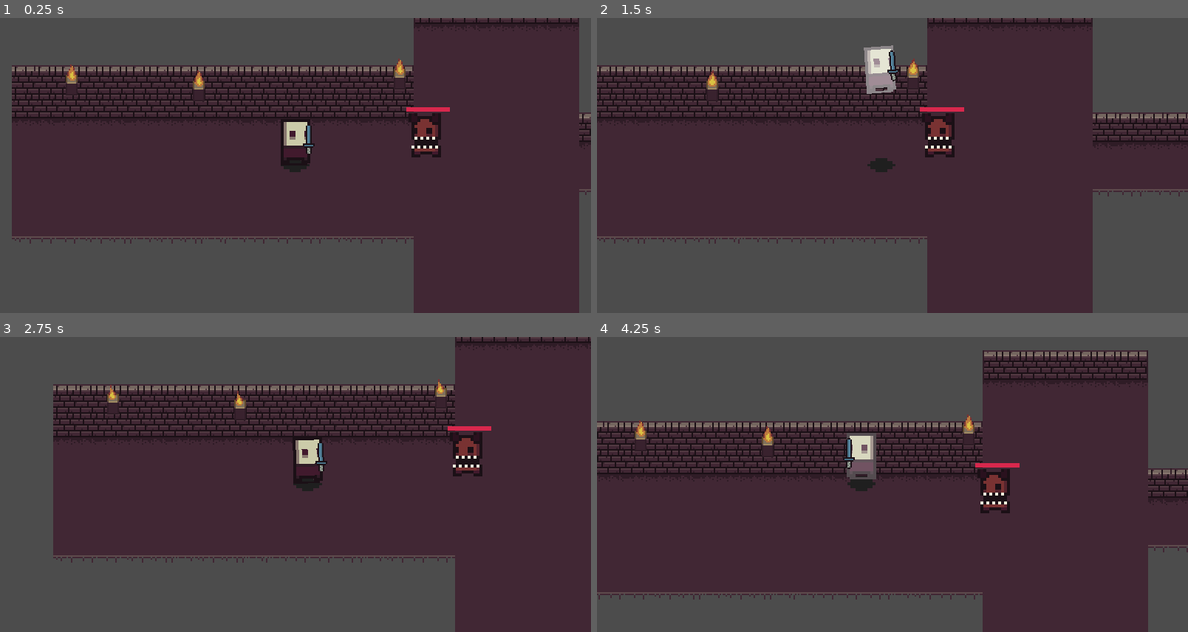
Above: before the commit, frames 1-4 (two rows, left to right).
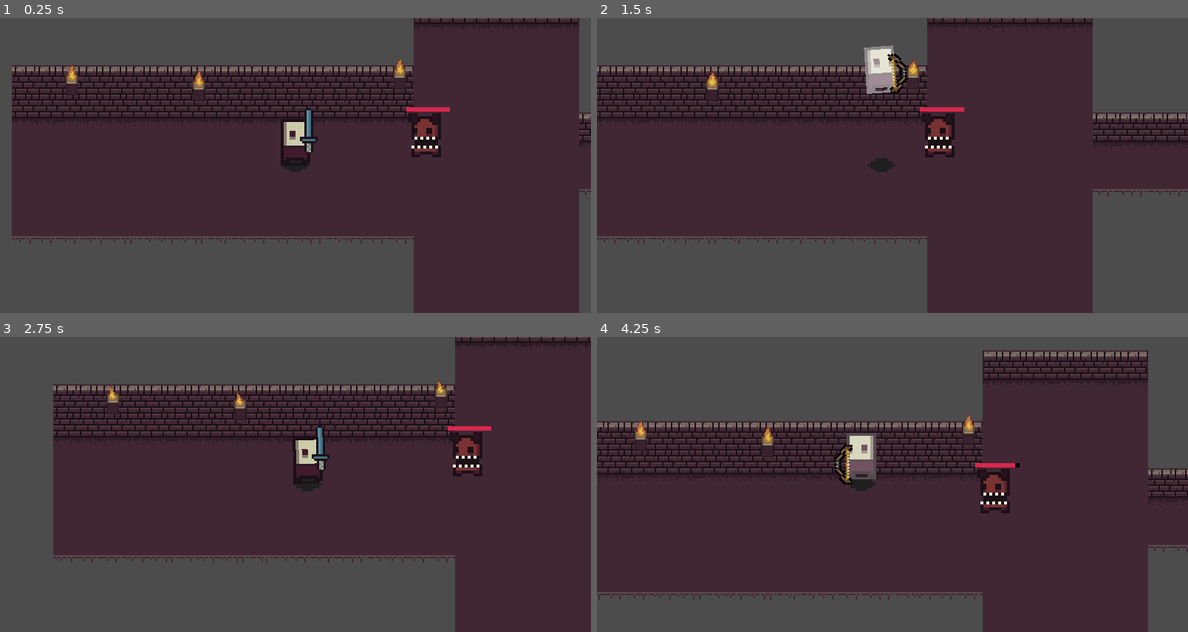
Above: after the commit, the same moments.

Repository: cnidario/DeepInferno
Game: Godot game, scene res://Levels/Level1.tscn
Same seed, same stepped clock (60 frames per second), same inputs: the game is played once before the commit and once after it.
Inputs:
- Up to frame 1 (0.25 s): no input
- Up to frame 2 (1.5 s): tap Enter at 0.5 s; hold Right (right) 0.53-1.28 s; tap Space (action) at 0.6 s; tap Z (jump) at 0.77 s; tap Tab (next_weapon, bound only after the commit) at 0.8, 1.35 s; hold Down (down) from 1.28 s (still down)
- Up to frame 3 (2.75 s): tap Z (jump) at 1.52 s; tap Space (action) at 1.55, 2.1 s; release Down (down) at 2.03 s; hold Right (right) from 2.03 s (still down); tap Tab (next_weapon, bound only after the commit) at 2.3 s
- Up to frame 4 (4.25 s): release Right (right) at 2.78 s; hold Up (up) 2.78-3.53 s; tap Tab (next_weapon, bound only after the commit) at 2.85, 3.8 s; tap Z (jump) at 3.02, 3.77 s; tap Space (action) at 3.05, 3.6 s; hold Left (left) from 3.53 s (still down)

The runs differ from the first frame. In frame 1, 0.2% of the frame differs, in the area x 50-54%, y 30-47%; in frame 2, 0.3%; in frame 3, 0.2%; in frame 4, 0.3%, in the area x 40-72%, y 34-51%.

Commit message:
added bow

Diff:
--- a/Levels/FallAreaDetector.gd
+++ b/Levels/FallAreaDetector.gd
@@ -8,5 +8,4 @@
 
 func _on_body_entered(body):
 	if body.name == "Player":
-		print("guaje vas cayer")
 		body.fall()
--- a/Levels/Level1.tscn
+++ b/Levels/Level1.tscn
@@ -1,6 +1,5 @@
-[gd_scene load_steps=8 format=2]
+[gd_scene load_steps=7 format=2]
 
-[ext_resource path="res://Scenes/Sword.tscn" type="PackedScene" id=1]
 [ext_resource path="res://Scenes/Player.tscn" type="PackedScene" id=2]
 [ext_resource path="res://sprites/dungeon_tileset.tres" type="TileSet" id=3]
 [ext_resource path="res://Scenes/Demon.tscn" type="PackedScene" id=4]
@@ -58,8 +57,6 @@
 [node name="AnimationTree" parent="YSort/Player" index="4"]
 parameters/playback = SubResource( 1 )
 
-[node name="Sword" parent="YSort/Player/Character/Hand" index="0" instance=ExtResource( 1 )]
-
 [node name="Demon" parent="YSort" instance=ExtResource( 4 )]
 position = Vector2( 88.282, -5.45399 )
 scale = Vector2( 2, 2 )
--- a/Scenes/Demon.gd
+++ b/Scenes/Demon.gd
@@ -6,6 +6,6 @@
 func _ready():
 	pass
 
-func getHit():
-	hp_bar.setHP(hp_bar.hp - 10)
+func getHit(damage = 10):
+	hp_bar.setHP(hp_bar.hp - damage)
 	animation_player.play("hit")
--- a/Scenes/Player.gd
+++ b/Scenes/Player.gd
@@ -5,6 +5,10 @@
 onready var character = $Character
 onready var shadow = $Shadow
 onready var enemy_collider_detector = $EnemyColliderDetector
+onready var hand = $Character/Hand
+
+onready var bow_proto: PackedScene = preload('res://Weapons/Bow.tscn')
+onready var sword_proto: PackedScene = preload('res://Weapons/Sword.tscn')
 
 export var state: Dictionary = {
 	moving = "idle",
@@ -13,6 +17,7 @@
 	falling = false,
 	jumping = false,
 	bouncing = 0,
+	weapon = null,
 }
 const SPEED = 75
 const ACCELERATION = 150
@@ -22,14 +27,28 @@
 export var z = 0
 var z_velocity = 0
 const bouncing_velocities = [10, 30, 50, 70]
-var weapon
 
 onready var state_machine = animation_tree.get("parameters/playback")
 
 func _ready():
 	state_machine.start("idle")
-	weapon = $Character/Hand/Sword
+	var sword = sword_proto.instance()
+	hand.add_child(sword)
+	state.weapon = sword
 	original_y = character.position.y
+
+func cycle_next_weapon():
+	if state.weapon.name == "Sword":
+		state.weapon.queue_free()
+		var bow = bow_proto.instance()
+		hand.add_child(bow)
+		state.weapon = bow
+	elif state.weapon.name == "Bow":
+		state.weapon.queue_free()
+		var sword = sword_proto.instance()
+		hand.add_child(sword)
+		state.weapon = sword
+	state.weapon.facing = state.facing
 
 func process_pseudoz(delta):
 	z += z_velocity * delta
@@ -68,6 +87,7 @@
 
 func turning_ended():
 	state.turning = false
+	state.weapon.facing = state.facing
 
 func get_input():
 	var x = Input.get_action_strength("right") - Input.get_action_strength("left")
@@ -98,13 +118,11 @@
 		return "right"
 
 func attack():
-	weapon.attack()
+	state.weapon.attack()
 
 func _physics_process(delta):
 	character.position.y = original_y
 	var input = get_input()
-	if Input.is_action_just_pressed("action"):
-		attack()
 	var new_moving_state = calc_movement(input)
 	var turn_to = must_turn(state.facing, new_moving_state)
 	if state.bouncing > 0:
@@ -117,8 +135,12 @@
 	if state.turning or state.falling or state.bouncing != 0:
 		pass
 	else:
+		if Input.is_action_just_pressed("action"):
+			attack()
 		if Input.is_action_just_pressed("jump") and !state.jumping:
 			jump()
+		if Input.is_action_just_pressed("next_weapon"):
+			cycle_next_weapon()
 		if turn_to:
 			state.facing = new_moving_state
 			state.turning = true
--- a/Scenes/Player.tscn
+++ b/Scenes/Player.tscn
@@ -133,6 +133,7 @@
 
 [sub_resource type="Animation" id=6]
 length = 0.3
+step = 0.15
 tracks/0/type = "value"
 tracks/0/path = NodePath("Character:scale")
 tracks/0/interp = 1
@@ -140,10 +141,10 @@
 tracks/0/imported = false
 tracks/0/enabled = true
 tracks/0/keys = {
-"times": PoolRealArray( 0, 0.3 ),
-"transitions": PoolRealArray( 1, 1 ),
-"update": 0,
-"values": [ Vector2( 1, 1 ), Vector2( -1, 1 ) ]
+"times": PoolRealArray( 0, 0.15, 0.3 ),
+"transitions": PoolRealArray( 1, 1, 1 ),
+"update": 0,
+"values": [ Vector2( 1, 1 ), Vector2( 0, 1 ), Vector2( 1, 1 ) ]
 }
 tracks/1/type = "method"
 tracks/1/path = NodePath(".")
@@ -159,32 +160,83 @@
 "method": "turning_ended"
 } ]
 }
+tracks/2/type = "value"
+tracks/2/path = NodePath("Character/Sprite:flip_h")
+tracks/2/interp = 1
+tracks/2/loop_wrap = true
+tracks/2/imported = false
+tracks/2/enabled = true
+tracks/2/keys = {
+"times": PoolRealArray( 0, 0.15 ),
+"transitions": PoolRealArray( 1, 1 ),
+"update": 1,
+"values": [ false, true ]
+}
+tracks/3/type = "value"
+tracks/3/path = NodePath("Character/Hand:position")
+tracks/3/interp = 1
+tracks/3/loop_wrap = true
+tracks/3/imported = false
+tracks/3/enabled = true
+tracks/3/keys = {
+"times": PoolRealArray( 0, 0.3 ),
+"transitions": PoolRealArray( 1, 1 ),
+"update": 0,
+"values": [ Vector2( 4.461, -3.066 ), Vector2( -4.461, -3.066 ) ]
+}
 
 [sub_resource type="Animation" id=7]
 length = 0.3
-tracks/0/type = "bezier"
-tracks/0/path = NodePath("Character:scale:x")
-tracks/0/interp = 1
-tracks/0/loop_wrap = true
-tracks/0/imported = false
-tracks/0/enabled = true
-tracks/0/keys = {
-"points": PoolRealArray( -1, -0.25, 0, 0.25, 0, 1, -0.25, 0, 0.25, 0 ),
-"times": PoolRealArray( 0, 0.3 )
-}
-tracks/1/type = "method"
-tracks/1/path = NodePath(".")
-tracks/1/interp = 1
-tracks/1/loop_wrap = true
-tracks/1/imported = false
-tracks/1/enabled = true
-tracks/1/keys = {
+step = 0.15
+tracks/0/type = "method"
+tracks/0/path = NodePath(".")
+tracks/0/interp = 1
+tracks/0/loop_wrap = true
+tracks/0/imported = false
+tracks/0/enabled = true
+tracks/0/keys = {
 "times": PoolRealArray( 0.3 ),
 "transitions": PoolRealArray( 1 ),
 "values": [ {
 "args": [  ],
 "method": "turning_ended"
 } ]
+}
+tracks/1/type = "value"
+tracks/1/path = NodePath("Character/Sprite:flip_h")
+tracks/1/interp = 1
+tracks/1/loop_wrap = true
+tracks/1/imported = false
+tracks/1/enabled = true
+tracks/1/keys = {
+"times": PoolRealArray( 0, 0.15 ),
+"transitions": PoolRealArray( 1, 1 ),
+"update": 1,
+"values": [ true, false ]
+}
+tracks/2/type = "value"
+tracks/2/path = NodePath("Character:scale")
+tracks/2/interp = 1
+tracks/2/loop_wrap = true
+tracks/2/imported = false
+tracks/2/enabled = true
+tracks/2/keys = {
+"times": PoolRealArray( 0, 0.15, 0.3 ),
+"transitions": PoolRealArray( 1, 1, 1 ),
+"update": 0,
+"values": [ Vector2( 1, 1 ), Vector2( 0, 1 ), Vector2( 1, 1 ) ]
+}
+tracks/3/type = "value"
+tracks/3/path = NodePath("Character/Hand:position")
+tracks/3/interp = 1
+tracks/3/loop_wrap = true
+tracks/3/imported = false
+tracks/3/enabled = true
+tracks/3/keys = {
+"times": PoolRealArray( 0, 0.3 ),
+"transitions": PoolRealArray( 1, 1 ),
+"update": 0,
+"values": [ Vector2( -4.461, -3.066 ), Vector2( 4.461, -3.066 ) ]
 }
 
 [sub_resource type="Animation" id=8]
@@ -333,5 +385,5 @@
 texture = SubResource( 25 )
 
 [node name="Hand" type="Position2D" parent="Character"]
-position = Vector2( 4.46118, -3.06631 )
+position = Vector2( 4.461, -3.066 )
 rotation = 31.4159
--- /dev/null
+++ b/Weapons/Bow.gd
@@ -0,0 +1,62 @@
+extends Node2D
+
+onready var arrow_proto = $ArrowPrototype
+onready var arrows_parent = $Arrows
+var arrows = []
+export var facing = "right" setget set_facing
+
+func _ready():
+	arrow_proto.set_process(false)
+
+func set_facing(new_facing):
+	facing = new_facing
+	if facing == "right":
+		rotation = 0
+	else:
+		rotation = PI
+func attack():
+	shoot()
+func shoot():
+	var arrow = arrow_proto.duplicate(1)
+	arrow.visible = true
+	arrow.global_position = global_position
+	arrow.rotation = rotation
+	var arrow_vel = Vector2(180, 0)
+	if facing == "left":
+		arrow_vel *= -1
+	arrow.linear_velocity = arrow_vel
+	arrows.append({obj = arrow, life = 3})
+	arrows_parent.add_child(arrow)
+	var hit_detector = arrow.get_node("HitDetector")
+	hit_detector.connect("body_entered", self, "_on_body_entered", [arrows.size() - 1])
+
+func is_main_scene():
+	return get_parent() == get_tree().root
+
+func age_arrows(delta):
+	var to_delete = []
+	for arrow_ix in range(arrows.size()):
+		var arrow = arrows[arrow_ix]
+		arrow.life -= delta
+		if arrow.life <= 0:
+			to_delete.append(arrow_ix)
+	for delete_ix in to_delete:
+		var arrow = arrows[delete_ix]
+		arrows.remove(delete_ix)
+		arrow.obj.queue_free()
+
+func _process(delta):
+	if is_main_scene():
+		if Input.is_action_just_released("action"):
+			shoot()
+	age_arrows(delta)
+
+
+func _on_body_entered(body, arrow_ix):
+	print("body entered")
+	print(body.name)
+	if body.name == "Demon":
+		var arrow = arrows[arrow_ix]
+		arrows.remove(arrow_ix)
+		arrow.obj.queue_free()
+		body.getHit(10)
--- /dev/null
+++ b/Weapons/Bow.tscn
@@ -0,0 +1,50 @@
+[gd_scene load_steps=6 format=2]
+
+[ext_resource path="res://sprites/roguelikeitems.png" type="Texture" id=1]
+[ext_resource path="res://Weapons/Bow.gd" type="Script" id=2]
+[ext_resource path="res://sprites/arrow_01e.png" type="Texture" id=3]
+
+[sub_resource type="AtlasTexture" id=1]
+atlas = ExtResource( 1 )
+region = Rect2( 176, 145, 15, 15 )
+
+[sub_resource type="RectangleShape2D" id=2]
+extents = Vector2( 4.51461, 0.945671 )
+
+[node name="Bow" type="Node2D"]
+position = Vector2( -0.0944672, -2.55063 )
+scale = Vector2( 0.75, 0.75 )
+script = ExtResource( 2 )
+
+[node name="Sprite" type="Sprite" parent="."]
+rotation = 0.785397
+texture = SubResource( 1 )
+
+[node name="ArrowPrototype" type="RigidBody2D" parent="."]
+visible = false
+collision_layer = 8
+mass = 0.306122
+gravity_scale = 0.1
+sleeping = true
+
+[node name="Sprite" type="Sprite" parent="ArrowPrototype"]
+rotation = 2.35619
+scale = Vector2( 0.608136, 0.644687 )
+texture = ExtResource( 3 )
+
+[node name="CollisionShape2D" type="CollisionShape2D" parent="ArrowPrototype"]
+position = Vector2( 2.39562, 0 )
+scale = Vector2( -1.01453, -1.01453 )
+shape = SubResource( 2 )
+
+[node name="HitDetector" type="Area2D" parent="ArrowPrototype"]
+collision_layer = 8
+collision_mask = 4
+
+[node name="CollisionShape2D" type="CollisionShape2D" parent="ArrowPrototype/HitDetector"]
+position = Vector2( 2.39562, 0 )
+rotation = 3.14159
+scale = Vector2( 1.01453, 1.01453 )
+shape = SubResource( 2 )
+
+[node name="Arrows" type="Node" parent="."]
--- /dev/null
+++ b/Weapons/Sword.gd
@@ -0,0 +1,42 @@
+extends Node2D
+
+onready var animation_player = $AnimationPlayer
+onready var animation_tree = $AnimationTree
+onready var state_machine = $AnimationTree.get("parameters/playback")
+onready var peace_timer = $PeaceTimer
+onready var area2D = $Area2D
+
+var attacking = false
+var attacked = []
+export var facing = "right" setget set_facing
+
+func _ready():
+	state_machine.start("idle")
+func peaceTimerTimeout():
+	state_machine.travel("idle")
+func set_facing(new_facing):
+	facing = new_facing
+func attack():
+	state_machine.travel("attack-" + facing)
+	peace_timer.start()
+
+func attack_peak():
+	attacking = false
+	attacked = []
+func attack_started():
+	attacking = true
+
+func is_on_hit_yaxis(body):
+	var ydst = global_position.y - body.global_position.y
+	return ydst <0 and ydst > -8
+
+func canAttack(body):
+	return !body in attacked and body.name == "Demon" and is_on_hit_yaxis(body)
+
+func _process(delta):
+	if attacking:
+		var bodies = area2D.get_overlapping_bodies()
+		for body in bodies:
+			if canAttack(body):
+				body.getHit()
+				attacked.append(body)
--- /dev/null
+++ b/Weapons/Sword.tscn
@@ -0,0 +1,171 @@
+[gd_scene load_steps=18 format=2]
+
+[ext_resource path="res://Weapons/Sword.gd" type="Script" id=1]
+[ext_resource path="res://sprites/0x72_16x16DungeonTileset.v3.png" type="Texture" id=2]
+
+[sub_resource type="AtlasTexture" id=1]
+atlas = ExtResource( 2 )
+region = Rect2( 116, 42, 8, 21 )
+
+[sub_resource type="Animation" id=12]
+resource_name = "attack-left"
+length = 0.25
+loop = true
+step = 0.01
+tracks/0/type = "value"
+tracks/0/path = NodePath(".:rotation_degrees")
+tracks/0/interp = 1
+tracks/0/loop_wrap = true
+tracks/0/imported = false
+tracks/0/enabled = true
+tracks/0/keys = {
+"times": PoolRealArray( 0, 0.12, 0.25 ),
+"transitions": PoolRealArray( 1, 1, 1 ),
+"update": 0,
+"values": [ 0.0, -75.0, 0.0 ]
+}
+tracks/1/type = "method"
+tracks/1/path = NodePath(".")
+tracks/1/interp = 1
+tracks/1/loop_wrap = true
+tracks/1/imported = false
+tracks/1/enabled = true
+tracks/1/keys = {
+"times": PoolRealArray( 0.02, 0.25 ),
+"transitions": PoolRealArray( 1, 1 ),
+"values": [ {
+"args": [  ],
+"method": "attack_started"
+}, {
+"args": [  ],
+"method": "attack_peak"
+} ]
+}
+
+[sub_resource type="Animation" id=2]
+resource_name = "attack-right"
+length = 0.25
+loop = true
+step = 0.01
+tracks/0/type = "value"
+tracks/0/path = NodePath(".:rotation_degrees")
+tracks/0/interp = 1
+tracks/0/loop_wrap = true
+tracks/0/imported = false
+tracks/0/enabled = true
+tracks/0/keys = {
+"times": PoolRealArray( 0, 0.12, 0.25 ),
+"transitions": PoolRealArray( 1, 1, 1 ),
+"update": 0,
+"values": [ 0.0, 74.9999, 0.0 ]
+}
+tracks/1/type = "method"
+tracks/1/path = NodePath(".")
+tracks/1/interp = 1
+tracks/1/loop_wrap = true
+tracks/1/imported = false
+tracks/1/enabled = true
+tracks/1/keys = {
+"times": PoolRealArray( 0.02, 0.25 ),
+"transitions": PoolRealArray( 1, 1 ),
+"values": [ {
+"args": [  ],
+"method": "attack_started"
+}, {
+"args": [  ],
+"method": "attack_peak"
+} ]
+}
+
+[sub_resource type="Animation" id=3]
+resource_name = "idle"
+
+[sub_resource type="ParticlesMaterial" id=4]
+flag_disable_z = true
+direction = Vector3( 0, 1, 0 )
+spread = 70.0
+gravity = Vector3( 0, 98, 0 )
+initial_velocity = 160.0
+initial_velocity_random = 0.57
+orbit_velocity = 0.0
+orbit_velocity_random = 0.0
+damping = 30.0
+hue_variation = 0.31
+hue_variation_random = 0.48
+
+[sub_resource type="AnimationNodeAnimation" id=13]
+animation = "attack-left"
+
+[sub_resource type="AnimationNodeAnimation" id=14]
+animation = "attack-right"
+
+[sub_resource type="AnimationNodeAnimation" id=6]
+animation = "idle"
+
+[sub_resource type="AnimationNodeStateMachineTransition" id=15]
+
+[sub_resource type="AnimationNodeStateMachineTransition" id=16]
+
+[sub_resource type="AnimationNodeStateMachineTransition" id=17]
+switch_mode = 2
+auto_advance = true
+
+[sub_resource type="AnimationNodeStateMachineTransition" id=18]
+switch_mode = 2
+auto_advance = true
+
+[sub_resource type="AnimationNodeStateMachine" id=9]
+states/attack-left/node = SubResource( 13 )
+states/attack-left/position = Vector2( 369, 45 )
+states/attack-right/node = SubResource( 14 )
+states/attack-right/position = Vector2( 369, 160 )
+states/idle/node = SubResource( 6 )
+states/idle/position = Vector2( 202, 99 )
+transitions = [ "idle", "attack-right", SubResource( 15 ), "idle", "attack-left", SubResource( 16 ), "attack-left", "idle", SubResource( 17 ), "attack-right", "idle", SubResource( 18 ) ]
+
+[sub_resource type="AnimationNodeStateMachinePlayback" id=10]
+
+[sub_resource type="RectangleShape2D" id=11]
+extents = Vector2( 5, 11 )
+
+[node name="Sword" type="Node2D"]
+scale = Vector2( 0.75, 0.75 )
+script = ExtResource( 1 )
+
+[node name="Sprite" type="Sprite" parent="."]
+position = Vector2( 0, -11 )
+texture = SubResource( 1 )
+
+[node name="AnimationPlayer" type="AnimationPlayer" parent="."]
+anims/attack-left = SubResource( 12 )
+anims/attack-right = SubResource( 2 )
+anims/idle = SubResource( 3 )
+
+[node name="Particles2D" type="Particles2D" parent="."]
+position = Vector2( -1.90735e-06, -22 )
+emitting = false
+amount = 24
+lifetime = 2.0
+one_shot = true
+explosiveness = 0.98
+local_coords = false
+process_material = SubResource( 4 )
+
+[node name="AnimationTree" type="AnimationTree" parent="."]
+tree_root = SubResource( 9 )
+anim_player = NodePath("../AnimationPlayer")
+active = true
+parameters/playback = SubResource( 10 )
+
+[node name="PeaceTimer" type="Timer" parent="."]
+wait_time = 1.5
+one_shot = true
+
+[node name="Area2D" type="Area2D" parent="."]
+position = Vector2( 0, -10 )
+scale = Vector2( -0.402432, 0.573705 )
+
+[node name="CollisionShape2D" type="CollisionShape2D" parent="Area2D"]
+position = Vector2( 0, -11 )
+shape = SubResource( 11 )
+[connection signal="timeout" from="PeaceTimer" to="." method="peaceTimerTimeout"]
--- a/project.godot
+++ b/project.godot
@@ -92,6 +92,11 @@
 "events": [ Object(InputEventKey,"resource_local_to_scene":false,"resource_name":"","device":0,"alt":false,"shift":false,"control":false,"meta":false,"command":false,"pressed":false,"scancode":90,"unicode":0,"echo":false,"script":null)
  ]
 }
+next_weapon={
+"deadzone": 0.5,
+"events": [ Object(InputEventKey,"resource_local_to_scene":false,"resource_name":"","device":0,"alt":false,"shift":false,"control":false,"meta":false,"command":false,"pressed":false,"scancode":16777218,"unicode":0,"echo":false,"script":null)
+ ]
+}
 
 [layer_names]
 
Binary file added: sprites/arrow_01e.png
Binary file added: sprites/roguelikeitems.png
